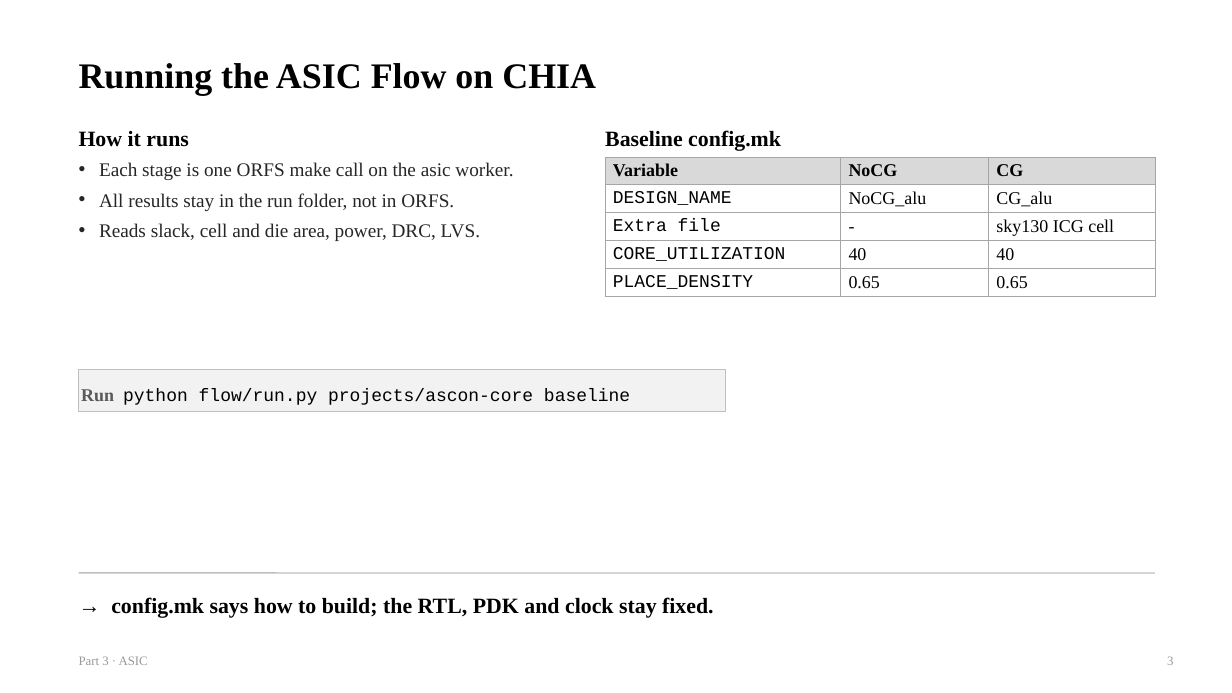
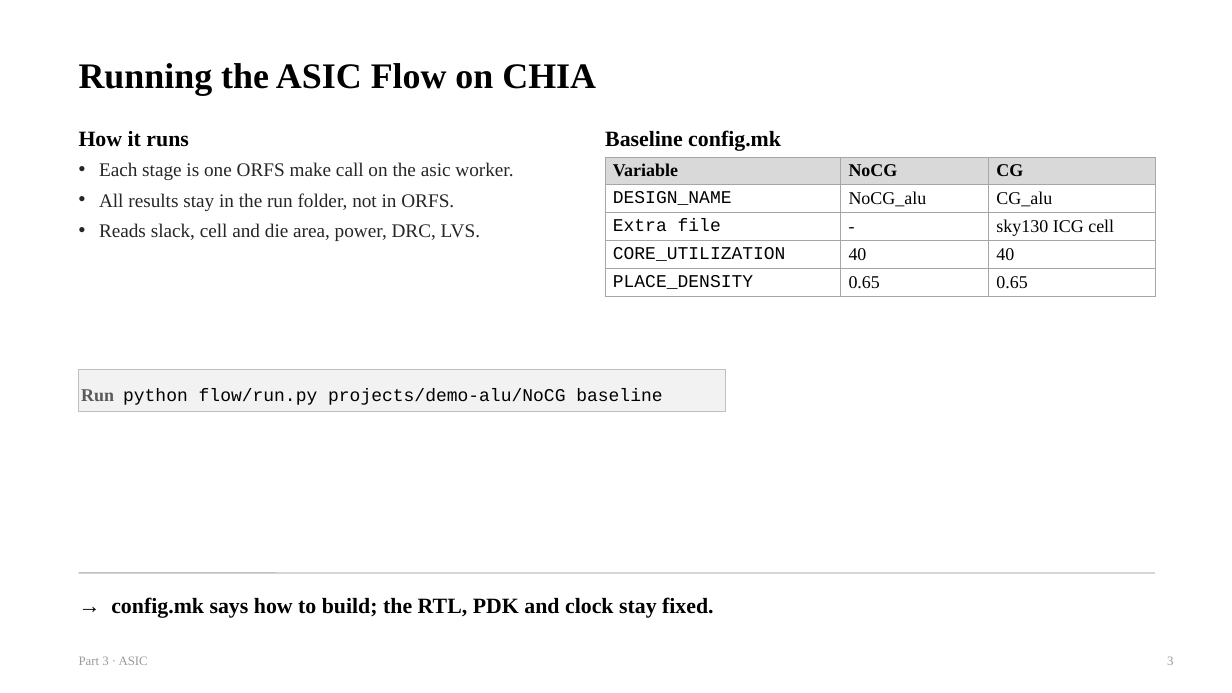
Before and after one commit to chipchip-tech/CHIA-workflow, a slide deck: slide 3 of projects/demo-alu/report/guides/3_ASIC.pptx. Drawn at 1232x693 pixels with LibreOffice and Linux fonts; fonts in the diff are those of the drawing. Boxes give left, top, right and bottom in pixels: in the first picture for what was removed or moved away, otherwise in the second. Text is boxed around its words. In the diff, an @@ line names an element or a change of style, - is before the commit and + after.

```diff
--- a/projects/demo-alu/report/guides/3_ASIC.pptx
+++ b/projects/demo-alu/report/guides/3_ASIC.pptx
@@ text in rectangle at <box>81,388,662,405</box>: text changed @@
-Run python flow/run.py projects/ascon-core baseline
+Run python flow/run.py projects/demo-alu/NoCG baseline
```
Also in this commit, not shown: 5 other slides changed, 5 other files.
